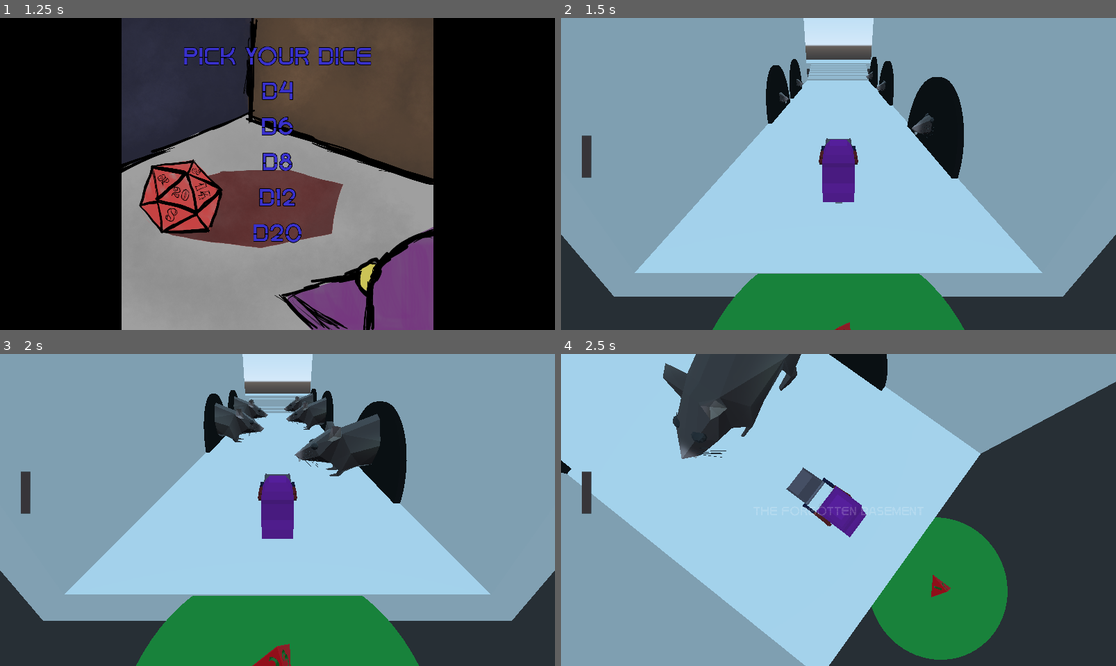
Above: before the commit, frames 1-4 (two rows, left to right).
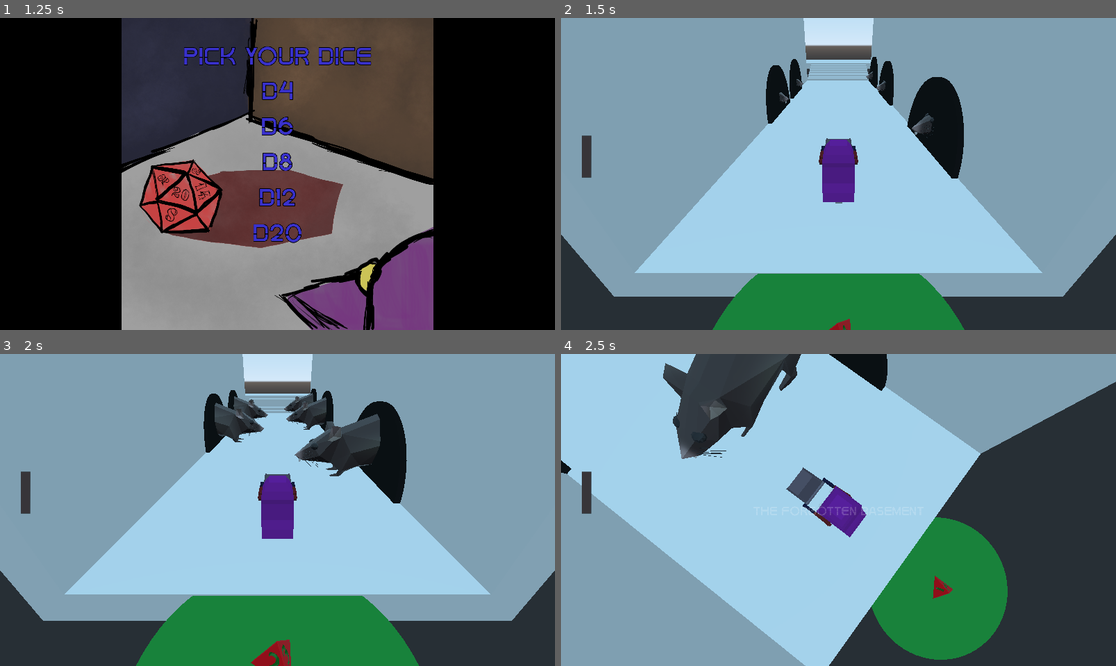
Above: after the commit, the same moments.

Repository: alandesson/GoGetIt
Game: Godot game, scene res://UI/Menu.tscn
Same seed, same stepped clock (60 frames per second), same inputs: the game is played once before the commit and once after it.
Inputs (mouse positions are in pixels of both pictures, inside the frame that each line leads up to):
- Up to frame 1 (1.25 s): click (277, 145) at 0.5 s
- Up to frame 2 (1.5 s): click "d4" at 1.25 s
- Up to frame 3 (2 s): no input
- Up to frame 4 (2.5 s): move the mouse to (866, 510) at 2.02 s; hold Q (BracoUp) from 2.03 s (still down); hold Space (ElevadorOmbro) from 2.03 s (still down)

Frame 1 is identical in both runs. In frame 2, less than 0.1% of the frame differs, in the area x 48-53%, y 96-100%; in frame 3, 0.2%, in the area x 45-53%, y 91-100%; in frame 4, less than 0.1%.

Commit message:
Mascara D4

Diff:
--- a/Dados/D4.tscn
+++ b/Dados/D4.tscn
@@ -33,8 +33,8 @@
 }
 
 [node name="D4" type="RigidBody" groups=["Dice"]]
-collision_layer = 7
-collision_mask = 7
+collision_layer = 23
+collision_mask = 23
 gravity_scale = 2.0
 
 [node name="CollisionShape" type="CollisionShape" parent="."]
